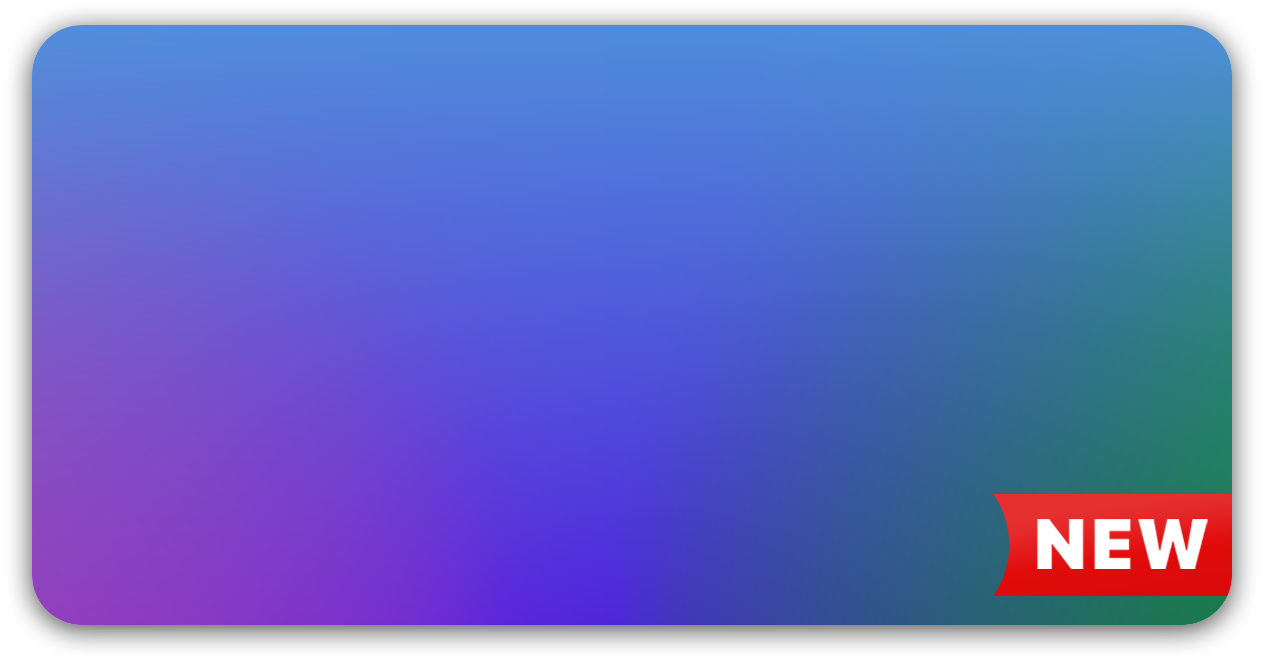
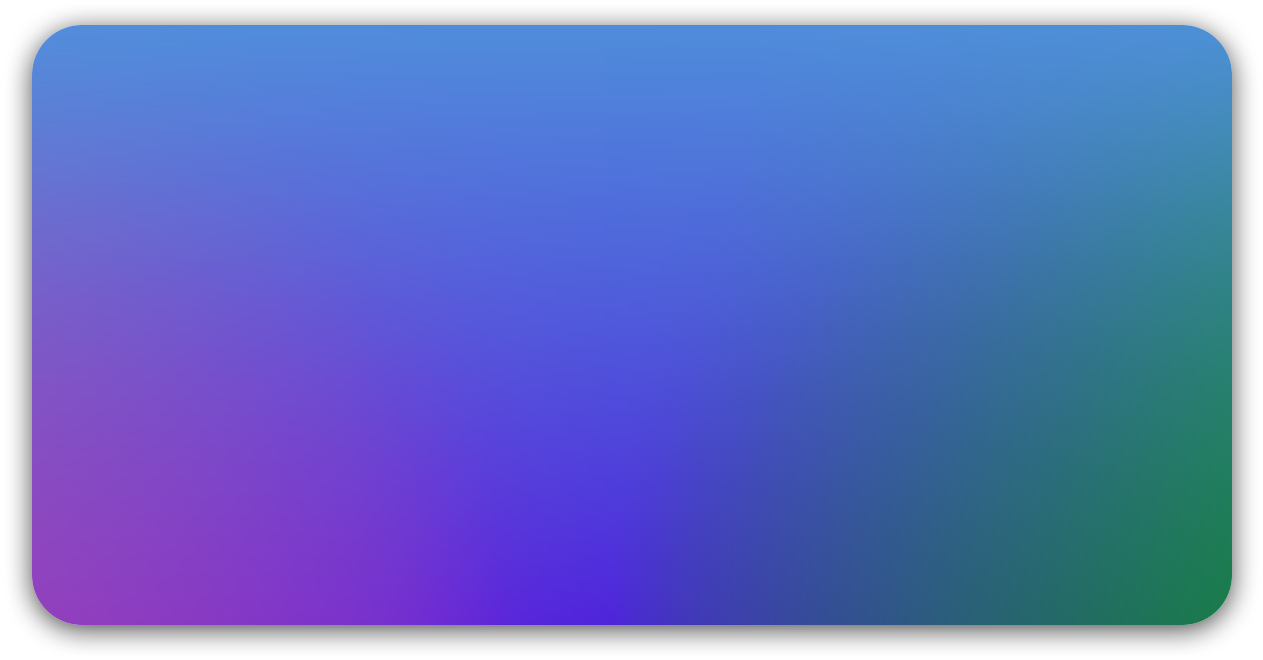
Layer changes from the first 1263 x 660 image to the second:
added group "Group 2" with 6 layers above "Layer 1" over (993, 494, 1232, 596)
moved "Group 1" into group "Group 2" over (993, 494, 1232, 596)
hid group "New" (2 layers) over (993, 494, 1232, 596)
